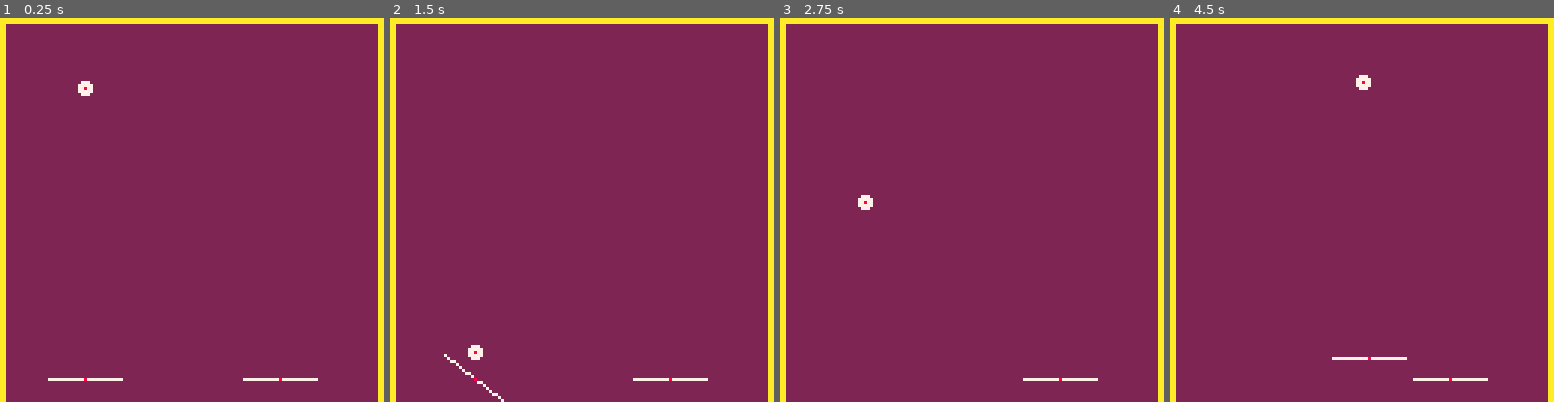
Above: before the commit, frames 1-4 (left to right).
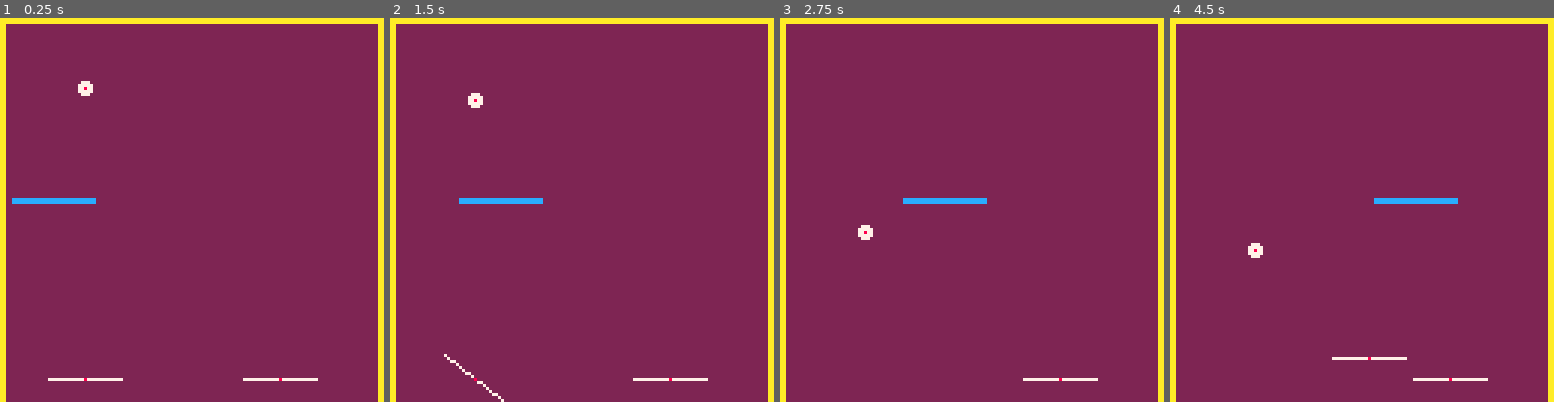
Above: after the commit, the same moments.

Repository: pixelrip/breakout
Game: PICO-8 cartridge breakout.p8
The game is run twice, just before and just after one commit, with the same random seed, the same clock (stepped at 60 frames per second) and the same inputs.
Inputs:
- Up to frame 1 (0.25 s): no input
- Up to frame 2 (1.5 s): tap O (Z key) at 0.33, 0.7, 1.43 s; tap X (X key) at 1.07 s
- Up to frame 3 (2.75 s): hold Left 1.97-2.37 s; tap X (X key) at 2.07, 2.4, 2.73 s; tap O (Z key) at 2.22 s; hold Down from 2.42 s (still down)
- Up to frame 4 (4.5 s): release Down at 2.82 s; hold Right 2.87-3.53 s; tap X (X key) every 0.33 s from 3.07 to 4.4 s; tap O (Z key) at 3.1, 3.98 s; hold Up 3.58-4.08 s; hold Right from 4.13 s (still down)

The runs differ from the first frame. In frame 1, 0.3% of the frame differs, in the area x 3-25%, y 46-49%; in frame 2, 0.6%, in the area x 17-40%, y 19-90%; in frame 3, 0.6%; in frame 4, 0.6%.

Commit message:
Add moving wall support and improve collision response
Walls now support velocity, allowing for moving walls. Collision detection and response have been updated to handle moving walls, including relative velocity calculations and proper bounce behavior. A moving wall example is added to the world initialization.

Diff:
--- a/src/collision.lua
+++ b/src/collision.lua
@@ -51,8 +51,8 @@
 
 -- Swept AABB collision detection
 -- a = moving object (must have prev.bounds)
--- b = static or moving object
--- Returns: hit (boolean), collision info {normal_x, normal_y, t}
+-- b = static or moving object (prev.bounds optional)
+-- Returns: hit (boolean), collision info {normal_x, normal_y, t, b_is_moving}
 function box_vs_box(a, b)
     -- If no previous frame data, fall back to static check
     if not a.prev or not a.prev.bounds then
@@ -66,34 +66,43 @@
 
     local prev_ab = a.prev.bounds
     local curr_ab = a.bounds
-    local bb = b.bounds
+    local prev_bb = b.prev and b.prev.bounds or b.bounds
+    local curr_bb = b.bounds
 
-    -- Calculate velocity (change in position)
-    local dx = (curr_ab.left - prev_ab.left)
-    local dy = (curr_ab.top - prev_ab.top)
+    -- Calculate relative velocity (a relative to b)
+    local dx_a = (curr_ab.left - prev_ab.left)
+    local dy_a = (curr_ab.top - prev_ab.top)
+    local dx_b = (curr_bb.left - prev_bb.left)
+    local dy_b = (curr_bb.top - prev_bb.top)
 
-    -- Early exit if no movement
+    -- Relative velocity
+    local dx = dx_a - dx_b
+    local dy = dy_a - dy_b
+    local b_is_moving = (dx_b ~= 0 or dy_b ~= 0)
+
+    -- Early exit if no relative movement
     if dx == 0 and dy == 0 then
         -- Static overlap check
-        return not (curr_ab.right < bb.left or
-                    curr_ab.left > bb.right or
-                    curr_ab.bottom < bb.top or
-                    curr_ab.top > bb.bottom)
+        return not (curr_ab.right < curr_bb.left or
+                    curr_ab.left > curr_bb.right or
+                    curr_ab.bottom < curr_bb.top or
+                    curr_ab.top > curr_bb.bottom)
     end
 
     -- Calculate time of collision for each axis
+    -- Use previous frame bounds for swept collision
     local entry_x, exit_x, entry_y, exit_y
 
     -- X-axis
     if dx > 0 then
-        entry_x = (bb.left - prev_ab.right) / dx
-        exit_x = (bb.right - prev_ab.left) / dx
+        entry_x = (prev_bb.left - prev_ab.right) / dx
+        exit_x = (prev_bb.right - prev_ab.left) / dx
     elseif dx < 0 then
-        entry_x = (bb.right - prev_ab.left) / dx
-        exit_x = (bb.left - prev_ab.right) / dx
+        entry_x = (prev_bb.right - prev_ab.left) / dx
+        exit_x = (prev_bb.left - prev_ab.right) / dx
     else
         -- No horizontal movement
-        if prev_ab.right < bb.left or prev_ab.left > bb.right then
+        if prev_ab.right < prev_bb.left or prev_ab.left > prev_bb.right then
             return false  -- No overlap on x-axis
         end
         entry_x = -999999
@@ -102,14 +111,14 @@
 
     -- Y-axis
     if dy > 0 then
-        entry_y = (bb.top - prev_ab.bottom) / dy
-        exit_y = (bb.bottom - prev_ab.top) / dy
+        entry_y = (prev_bb.top - prev_ab.bottom) / dy
+        exit_y = (prev_bb.bottom - prev_ab.top) / dy
     elseif dy < 0 then
-        entry_y = (bb.bottom - prev_ab.top) / dy
-        exit_y = (bb.top - prev_ab.bottom) / dy
+        entry_y = (prev_bb.bottom - prev_ab.top) / dy
+        exit_y = (prev_bb.top - prev_ab.bottom) / dy
     else
         -- No vertical movement
-        if prev_ab.bottom < bb.top or prev_ab.top > bb.bottom then
+        if prev_ab.bottom < prev_bb.top or prev_ab.top > prev_bb.bottom then
             return false  -- No overlap on y-axis
         end
         entry_y = -999999
@@ -150,6 +159,9 @@
     return true, {
         normal_x = normal_x,
         normal_y = normal_y,
-        t = max(0, entry_time)  -- Clamp to [0, 1]
+        t = max(0, entry_time),  -- Clamp to [0, 1]
+        b_is_moving = b_is_moving,
+        b_vx = dx_b,
+        b_vy = dy_b
     }
 end
--- a/src/entities/ball.lua
+++ b/src/entities/ball.lua
@@ -164,12 +164,15 @@
     end
 
     -- Swept collision response using normals
-    local wall_bounds = w.bounds
     local t = collision_info.t
 
-    -- Get velocity at collision
+    -- Get ball velocity this frame
     local vel_x = self.x - self.prev.x
     local vel_y = self.y - self.prev.y
+
+    -- Get wall velocity (if moving)
+    local wall_vx = collision_info.b_vx or 0
+    local wall_vy = collision_info.b_vy or 0
 
     -- Move to collision point
     self.x = self.prev.x + vel_x * t
@@ -177,13 +180,17 @@
 
     -- Apply bounce based on collision normal
     if collision_info.normal_x ~= 0 then
-        self.vx = self.vx * -w.bounce
-        vel_x = vel_x * -w.bounce
+        -- Bounce relative velocity and add wall velocity
+        local relative_vx = self.vx - wall_vx
+        self.vx = relative_vx * -w.bounce + wall_vx
+        vel_x = vel_x * -w.bounce + wall_vx
     end
 
     if collision_info.normal_y ~= 0 then
-        self.vy = self.vy * -w.bounce
-        vel_y = vel_y * -w.bounce
+        -- Bounce relative velocity and add wall velocity
+        local relative_vy = self.vy - wall_vy
+        self.vy = relative_vy * -w.bounce + wall_vy
+        vel_y = vel_y * -w.bounce + wall_vy
     end
 
     -- Apply remaining motion for (1-t) of the frame
--- a/src/entities/wall.lua
+++ b/src/entities/wall.lua
@@ -20,16 +20,56 @@
     self.color = opts.color or 7
     self.bounce = opts.bounce or 0.9
 
+    -- Velocity (for moving walls)
+    self.vx = opts.vx or 0
+    self.vy = opts.vy or 0
+
+    self:_update_bounds()
+
+    -- Previous frame data
+    self.prev = {}
+
+    return self
+end
+
+function Wall:update()
+    -- Store previous frame data
+    self:_store_previous_frame_data()
+
+    -- Apply velocity (for moving walls)
+    self.x += self.vx
+    self.y += self.vy
+
+    -- Update bounds
+    self:_update_bounds()
+end
+
+function Wall:draw()
+    rrectfill(self.x, self.y, self.w, self.h, 0, self.color)
+end
+
+-- "Private" Methods
+
+function Wall:_update_bounds()
     self.bounds = {
         left = self.x,
         right = self.x + self.w - 1,
         top = self.y,
         bottom = self.y + self.h - 1
     }
-
-    return self
 end
 
-function Wall:draw()
-    rrectfill(self.x, self.y, self.w, self.h, 0, self.color)
+function Wall:_store_previous_frame_data()
+    self.prev = {
+        x = self.x,
+        y = self.y,
+        vx = self.vx,
+        vy = self.vy,
+        bounds = {
+            left = self.bounds.left,
+            right = self.bounds.right,
+            top = self.bounds.top,
+            bottom = self.bounds.bottom
+        }
+    }
 end
--- a/src/main.lua
+++ b/src/main.lua
@@ -26,6 +26,16 @@
         height = 2,
         color = 10
     }), "wall")
+
+
+    world:add(Wall.new({
+      x = 0,
+      y = 60,
+      width = 28,
+      height = 2,
+      color = 12,
+      vx = 0.5  -- Moves right at 0.5 pixels/frame
+  }), "wall")
 
     p1 = Player.new({
         x = 28,
